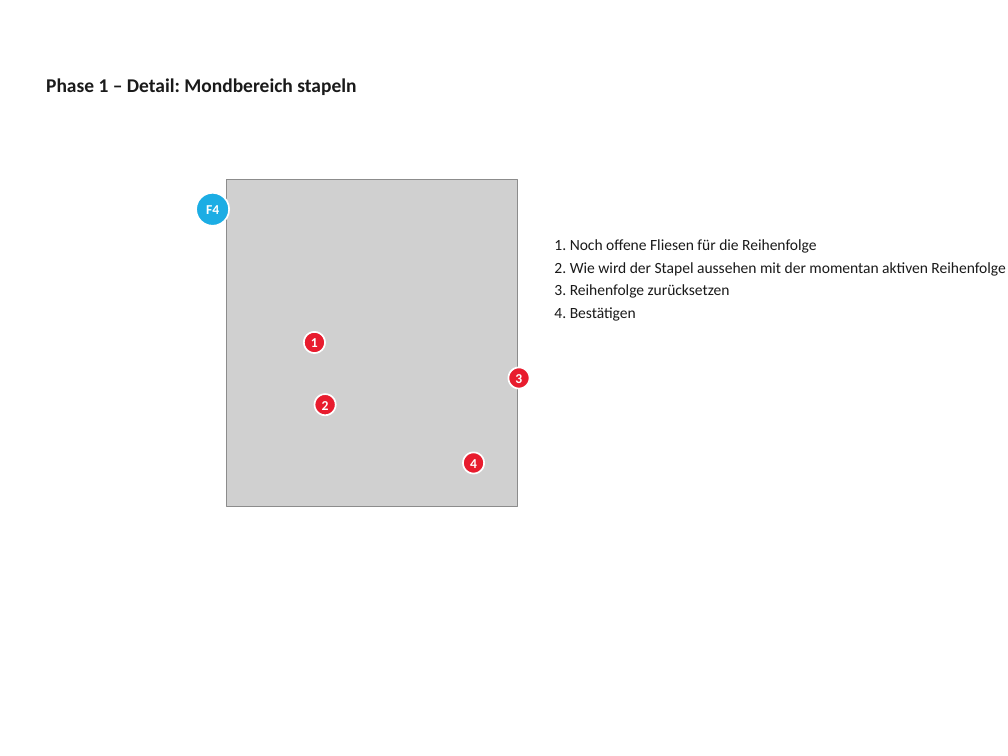
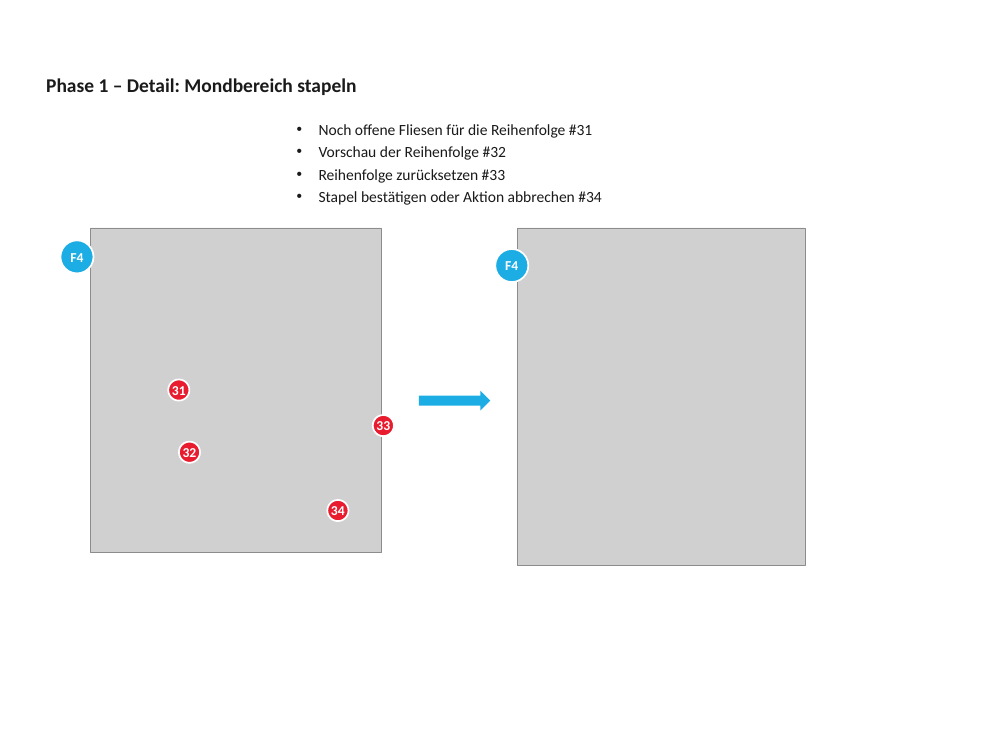
Before and after one commit to artfox1985/mosaic-AI, a slide deck: slide 9 of docs/game_manual_GUI.pptx. Drawn at 1008x756 pixels with LibreOffice and Linux fonts; fonts in the diff are those of the drawing; grey boxes stand for pictures. Boxes give left, top, right and bottom in pixels: in the first picture for what was removed or moved away, otherwise in the second. Text is boxed around its words. In the diff, an @@ line names an element or a change of style, - is before the commit and + after.

```diff
--- a/docs/game_manual_GUI.pptx
+++ b/docs/game_manual_GUI.pptx
@@ text at <box>319,124,601,205</box>: text changed @@
-1. Noch offene Fliesen für die Reihenfolge
-2. Wie wird der Stapel aussehen mit der momentan aktiven Reihenfolge
-3. Reihenfolge zurücksetzen
-4. Bestätigen
+• Noch offene Fliesen für die Reihenfolge #31
+• Vorschau der Reihenfolge #32
+• Reihenfolge zurücksetzen #33
+• Stapel bestätigen oder Aktion abbrechen #34
@@ picture added at <box>518,228,805,565</box> @@
@@ ellipse added at <box>495,249,528,282</box>, fill #1CADE4, outline #FFFFFF 1.75 pt, 14 pt, text #FFFFFF, bold @@
+F4
@@ text in ellipse at <box>172,386,186,400</box>: text changed @@
-1
+31
@@ right arrow added at <box>419,391,490,410</box>, fill #1CADE4 @@
@@ 2 ellipses, 1 picture: place and size @@
-2 ellipses, 1 picture at <box>226,179,518,506</box>
+2 ellipses, 1 picture at <box>90,228,382,552</box>
@@ text in ellipse at <box>183,448,197,462</box>: text changed @@
-2
+32
@@ text in ellipse at <box>376,421,390,435</box>: text changed @@
-3
+33
@@ 3 ellipses: place and size @@
-3 ellipses at <box>196,193,530,474</box>
+3 ellipses at <box>60,240,394,521</box>
@@ text in ellipse at <box>331,506,345,520</box>: text changed @@
-4
+34
```
Also in this commit, not shown: 7 other slides changed, 3 slides added, 1 slide removed, 7 other files.
